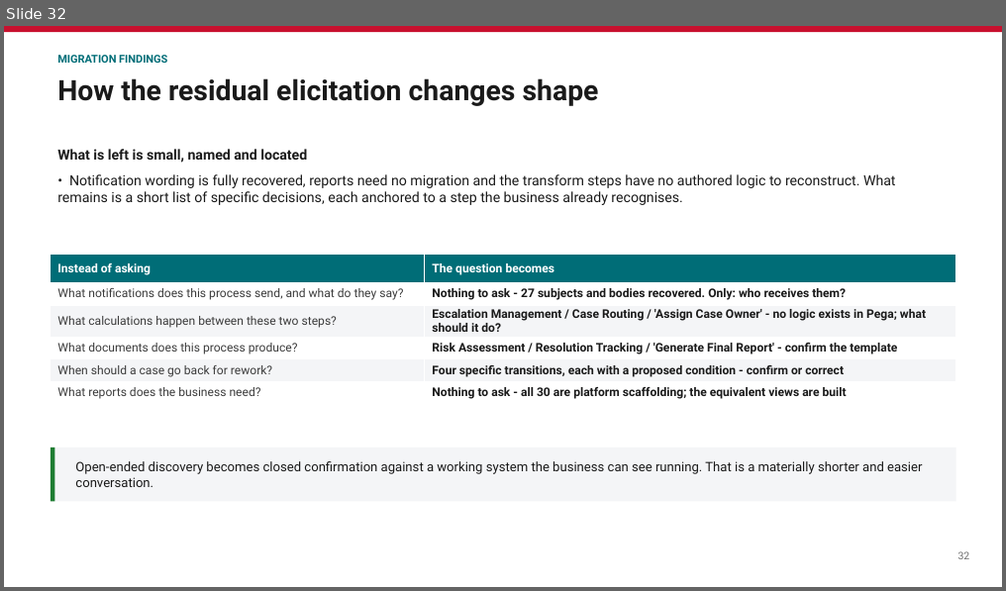
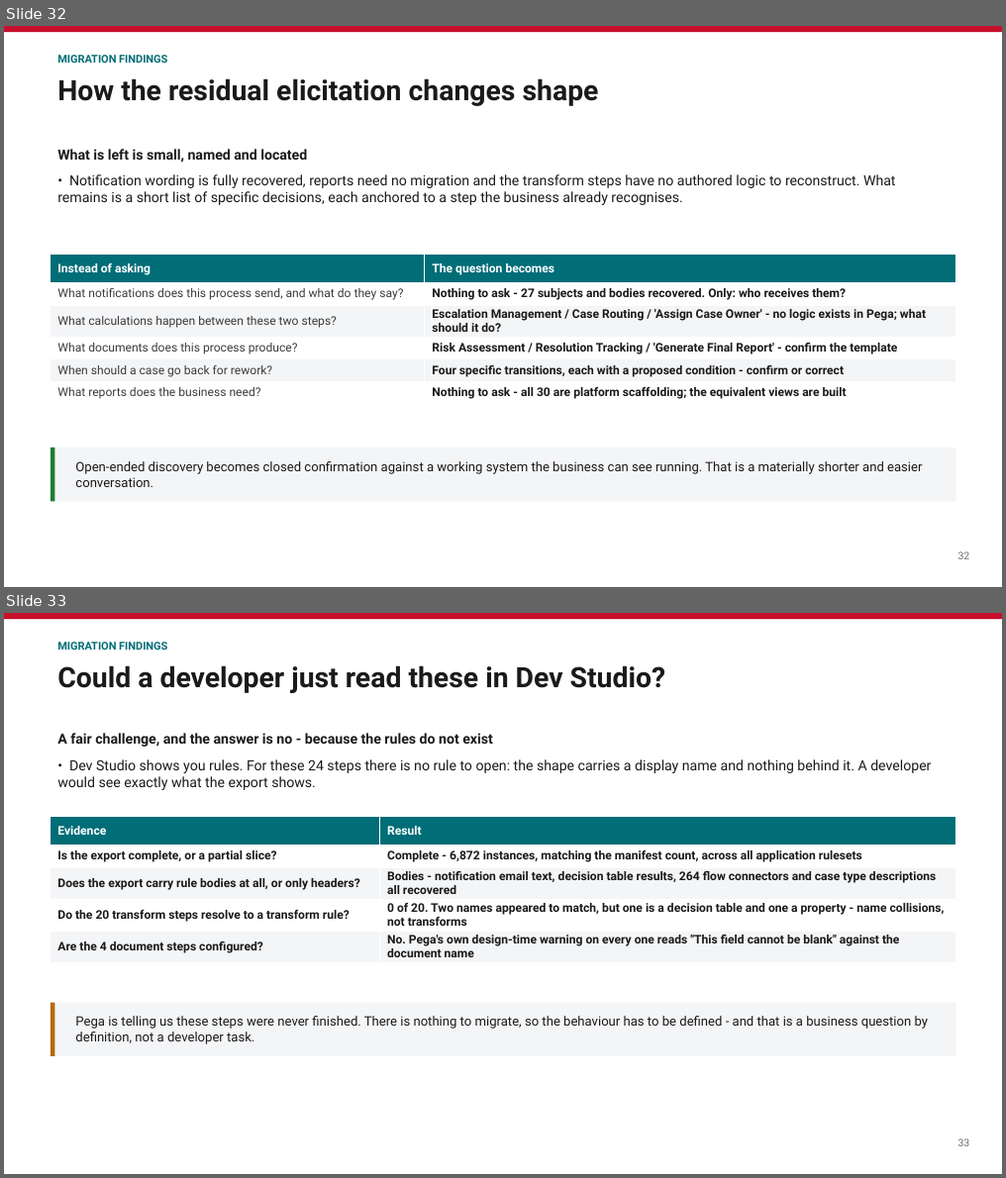
Before and after one commit to parclarke/LDD, a slide deck: lending-due-diligence-app/docs/Pega-to-PowerPlatform-Migration-PoC.pptx. Shown one above the other, each under a label of ours: slide 32 before the commit, slides 32 and 33 after it. The pictures are 1006x591 and 1006x1178 pixels, drawn with LibreOffice and Linux fonts; fonts in the diff are those of the drawing. Boxes give left, top, right and bottom in pixels: in the first picture for what was removed or moved away, otherwise in the second. Text is boxed around its words. In the diff, an @@ line names an element or a change of style, - is before the commit and + after.

```diff
--- a/lending-due-diligence-app/docs/Pega-to-PowerPlatform-Migration-PoC.pptx
+++ b/lending-due-diligence-app/docs/Pega-to-PowerPlatform-Migration-PoC.pptx
@@ slide 33 added at [4,613,1002,1174], background #FFFFFF @@
@@ rectangle added at [4,613,1002,619], fill #C8102E @@
@@ text added at [57,642,167,650], 10.5 pt, text #006D77, bold @@
+MIGRATION FINDINGS
@@ text added at [57,665,665,693], 27 pt, text #1A1A1A, bold @@
+Could a developer just read these in Dev Studio?
@@ text added at [57,733,931,790], 13.5 pt, text #1A1A1A @@
+A fair challenge, and the answer is no - because the rules do not exist
+• Dev Studio shows you rules. For these 24 steps there is no rule to open: the shape carries a display name and nothing behind it. A developer would see exactly what the export shows.
@@ table added at [51,817,956,961], 5 rows, 2 columns @@
+Evidence | Result
+Is the export complete, or a partial slice? | Complete - 6,872 instances, matching the manifest count, across all application rulesets
+Does the export carry rule bodies at all, or only headers? | Bodies - notification email text, decision table results, 264 flow connectors and case type descriptions all recovered
+Do the 20 transform steps resolve to a transform rule? | 0 of 20. Two names appeared to match, but one is a decision table and one a property - name collisions, not transforms
+Are the 4 document steps configured? | No. Pega's own design-time warning on every one reads "This field cannot be blank" against the document name
@@ rectangle added at [51,1003,956,1057], fill #F4F5F7 @@
@@ rectangle added at [51,1003,54,1057], fill #B56A00 @@
@@ text added at [75,1016,929,1045], 12.5 pt, text #1A1A1A @@
+Pega is telling us these steps were never finished. There is nothing to migrate, so the behaviour has to be defined - and that is a business question by definition, not a developer task.
@@ text added at [958,1139,970,1147], 10 pt, text #6E6E6E @@
+33
```
Also in this commit, not shown: 22 slides changed, 4 other files.
